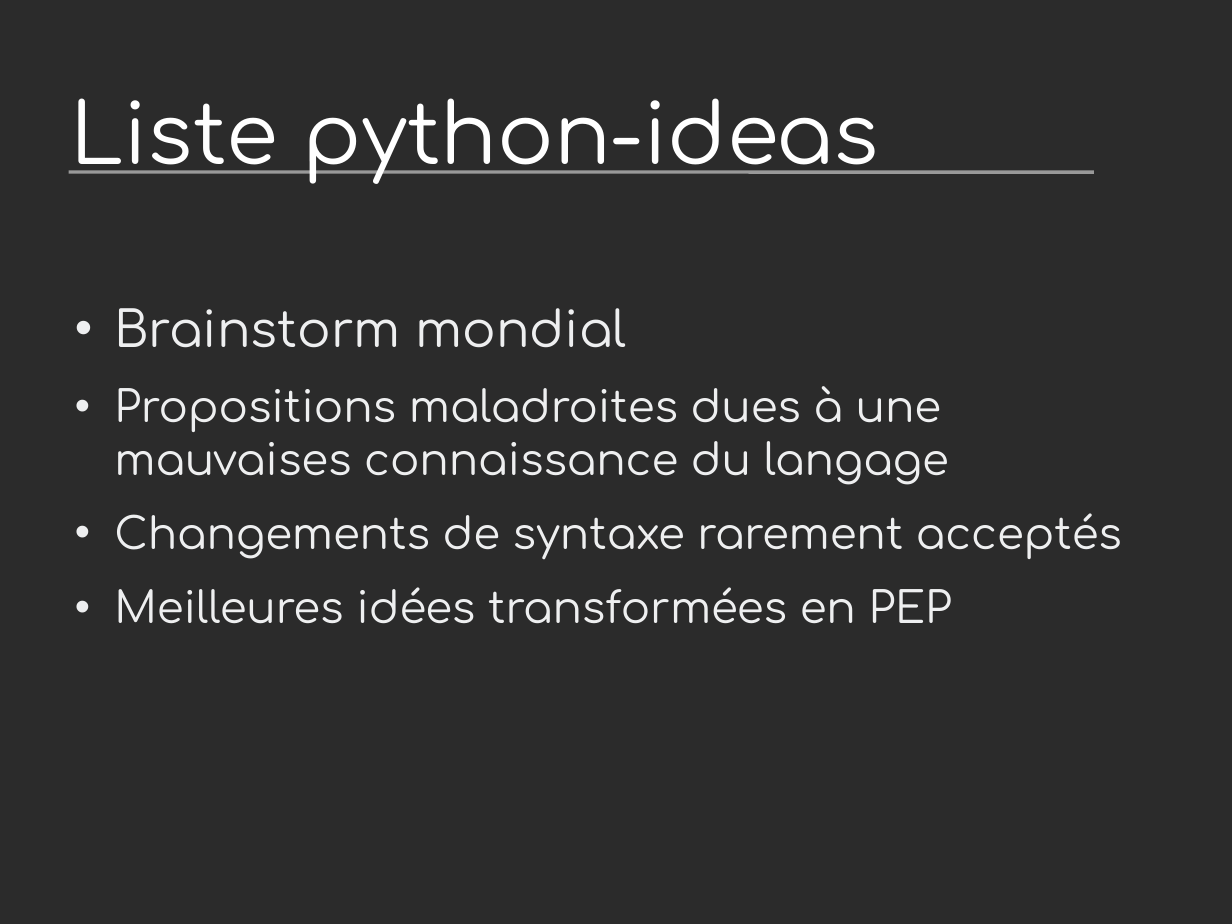
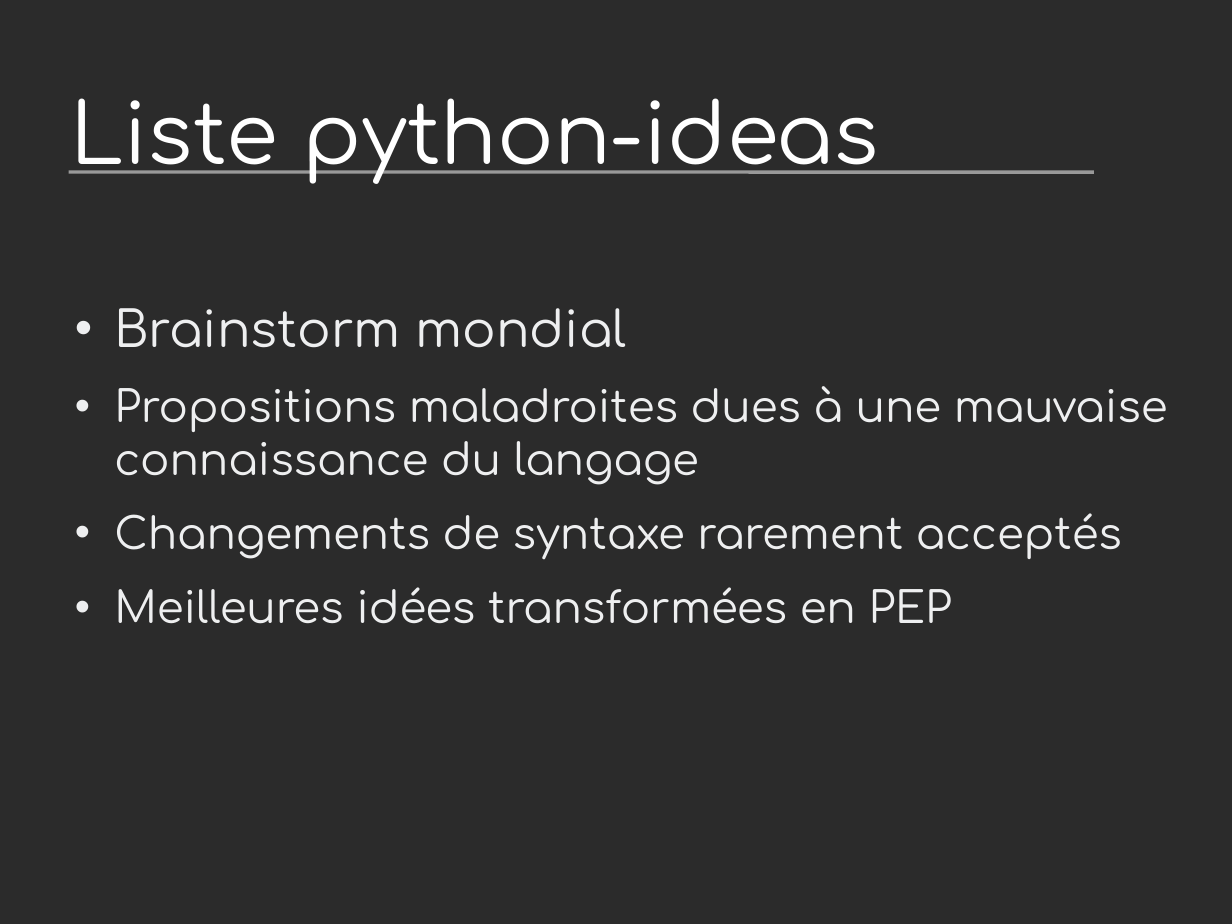
Before and after one commit to vstinner/talks, a slide deck: slide 5 of 2012-PyconFR-Paris/devprocess/process_dev_cpython.odp. Drawn at 1232x924 pixels with LibreOffice and Linux fonts; fonts in the diff are those of the drawing; background and template pictures are left out; a plain dark background stands for a picture behind light text. Boxes give left, top, right and bottom in pixels: in the first picture for what was removed or moved away, otherwise in the second. Text is boxed around its words. In the diff, an @@ line names an element or a change of style, - is before the commit and + after.

```diff
--- a/2012-PyconFR-Paris/devprocess/process_dev_cpython.odp
+++ b/2012-PyconFR-Paris/devprocess/process_dev_cpython.odp
@@ text at (114,386,1168,485): text changed @@
-• Propositions maladroites dues à une mauvaises connaissance du langage
+• Propositions maladroites dues à une mauvaise connaissance du langage
```
Also in this commit, not shown: 9 other slides changed, 2 other files.
